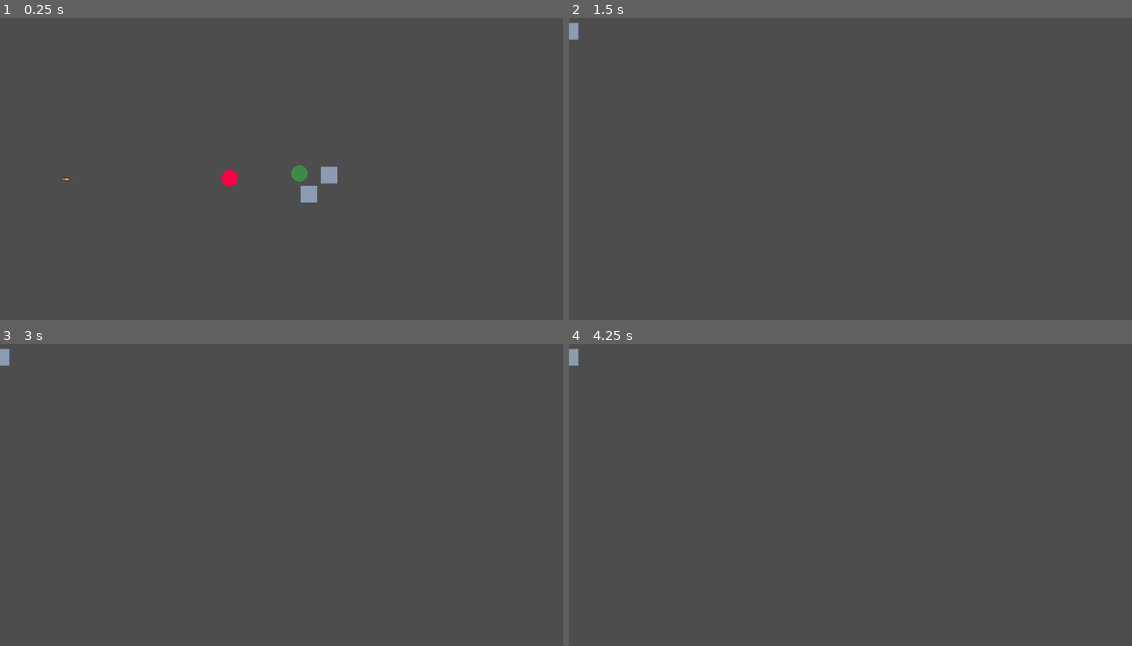
Above: before the commit, frames 1-4 (two rows, left to right).
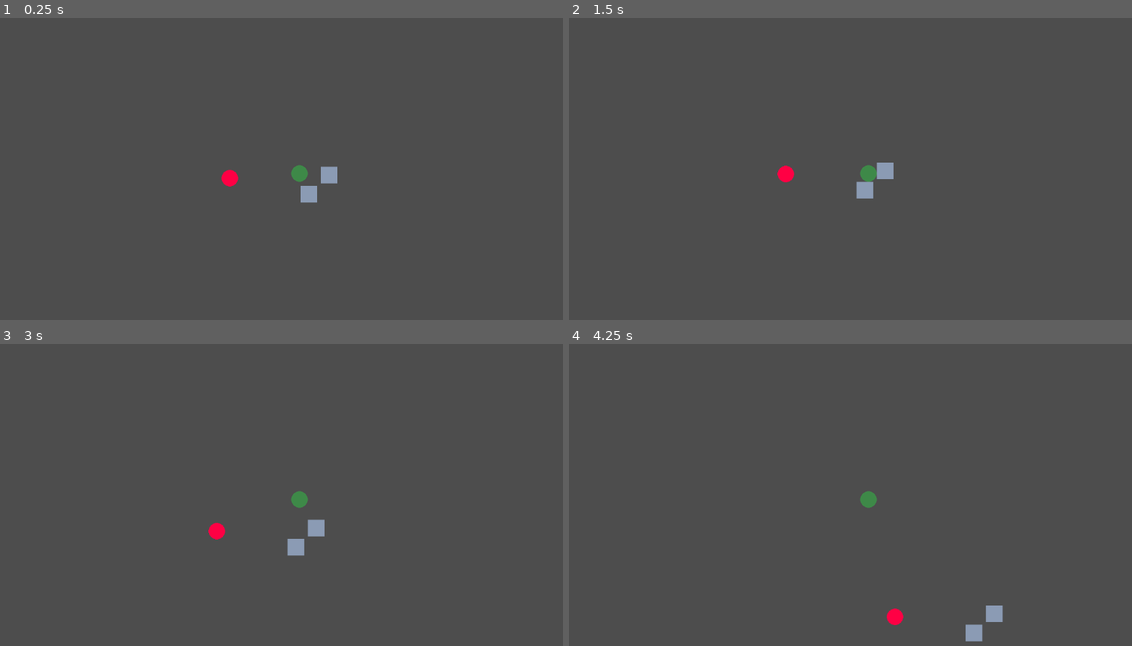
Above: after the commit, the same moments.

Repository: whocares-abt/fast-pace
Game: Godot game, scene res://Scenes/debug_map.tscn
Same seed, same stepped clock (60 frames per second), same inputs: the game is played once before the commit and once after it.
Inputs (mouse positions are in pixels of both pictures, inside the frame that each line leads up to):
- Up to frame 1 (0.25 s): no input
- Up to frame 2 (1.5 s): tap Enter at 0.5 s; move the mouse to (1002, 156) at 0.52 s; press the mouse at (1002, 156) at 0.53 s; hold D (move_right) 0.53-1.28 s; tap Space at 1.25 s; move the mouse to (749, 190) at 1.27 s; release the mouse at (749, 190) at 1.28 s; hold S (move_down) from 1.28 s (still down); click (749, 190) at 1.35 s
- Up to frame 3 (3 s): tap Enter at 2 s; move the mouse to (360, 425) at 2.02 s; release S (move_down) at 2.03 s; press the mouse at (360, 425) at 2.03 s; hold D (move_right) 2.03-2.78 s; tap Space at 2.75 s; move the mouse to (270, 567) at 2.77 s; release the mouse at (270, 567) at 2.78 s; hold W (move_up) from 2.78 s (still down); click (270, 567) at 2.85 s
- Up to frame 4 (4.25 s): move the mouse to (1047, 549) at 3.52 s; release W (move_up) at 3.53 s; press the mouse at (1047, 549) at 3.53 s; hold A (move_left) from 3.53 s (still down)

The runs differ from the first frame. In frame 1, less than 0.1% of the frame differs, in the area x 11-13%, y 52-54%; in frame 2, 0.7%; in frame 3, 0.7%, in the area x 0-58%, y 1-71%; in frame 4, 0.7%.

Commit message:
Added and tested attacking for melee weapons
Also gave the player a melee weapon

Diff:
--- a/Scenes/Characters/player_character.tscn
+++ b/Scenes/Characters/player_character.tscn
@@ -1,6 +1,7 @@
-[gd_scene load_steps=8 format=3 uid="uid://cfeafjqb4thpf"]
+[gd_scene load_steps=9 format=3 uid="uid://cfeafjqb4thpf"]
 
 [ext_resource type="Script" uid="uid://dxgq4xe00pby6" path="res://Scripts/Characters/player_character.gd" id="1_l560e"]
+[ext_resource type="PackedScene" uid="uid://nbsjmjd7do3s" path="res://Scenes/Combat/weapon.tscn" id="2_3pywu"]
 [ext_resource type="Texture2D" uid="uid://blfonbnnkwt7m" path="res://Assets/Art/SpriteSheets/Player.png" id="2_c2rcm"]
 [ext_resource type="PackedScene" uid="uid://jtjvgtyiaplq" path="res://Scenes/Combat/hitbox.tscn" id="3_i26gt"]
 
@@ -28,6 +29,9 @@
 [node name="PlayerCharacter" type="CharacterBody2D"]
 script = ExtResource("1_l560e")
 
+[node name="Weapon" parent="." instance=ExtResource("2_3pywu")]
+position = Vector2(30, 0)
+
 [node name="CollisionShape2D" type="CollisionShape2D" parent="."]
 shape = SubResource("CircleShape2D_oigcr")
 
--- a/Scenes/Combat/weapon.tscn
+++ b/Scenes/Combat/weapon.tscn
@@ -1,17 +1,29 @@
-[gd_scene load_steps=4 format=3 uid="uid://nbsjmjd7do3s"]
+[gd_scene load_steps=6 format=3 uid="uid://nbsjmjd7do3s"]
 
 [ext_resource type="Script" uid="uid://dffme2003u822" path="res://Scripts/Combat/weapon.gd" id="1_krqjp"]
+[ext_resource type="Texture2D" uid="uid://dsi6peaxa3a52" path="res://Assets/Art/Textures/katana.png" id="2_6f3fa"]
 [ext_resource type="PackedScene" uid="uid://c6yca5h55hus" path="res://Scenes/Combat/hurtbox.tscn" id="2_k4liq"]
 
-[sub_resource type="ConvexPolygonShape2D" id="ConvexPolygonShape2D_k4liq"]
-points = PackedVector2Array(0, 0, 3, 0, 0, 3)
+[sub_resource type="SpriteFrames" id="SpriteFrames_io3wf"]
+animations = [{
+"frames": [{
+"duration": 1.0,
+"texture": ExtResource("2_6f3fa")
+}],
+"loop": true,
+"name": &"default",
+"speed": 5.0
+}]
+
+[sub_resource type="RectangleShape2D" id="RectangleShape2D_k4liq"]
 
 [node name="Weapon" type="Node2D"]
 script = ExtResource("1_krqjp")
 
 [node name="AnimatedSprite2D" type="AnimatedSprite2D" parent="."]
+sprite_frames = SubResource("SpriteFrames_io3wf")
 
 [node name="AttackHurtbox" parent="." instance=ExtResource("2_k4liq")]
 
 [node name="CollisionShape2D" type="CollisionShape2D" parent="AttackHurtbox"]
-shape = SubResource("ConvexPolygonShape2D_k4liq")
+shape = SubResource("RectangleShape2D_k4liq")
--- a/Scenes/debug_map.tscn
+++ b/Scenes/debug_map.tscn
@@ -19,7 +19,7 @@
 position = Vector2(-37, 87)
 
 [node name="Bullet" parent="." instance=ExtResource("2_o67dp")]
-position = Vector2(-678, 58)
+position = Vector2(-178, 90)
 
 [node name="EnemyCharacter" parent="." instance=ExtResource("4_6mob1")]
 position = Vector2(-189, 56)
--- a/Scripts/Characters/player_character.gd
+++ b/Scripts/Characters/player_character.gd
@@ -1,6 +1,12 @@
 extends CharacterBody2D
 
 const SPEED = 300.0
+
+@onready var weapon = $Weapon
+
+func _input(event: InputEvent) -> void:
+	if (event.is_action_pressed("attack")):
+		weapon.attack(Vector2(1, 0))
 
 func _physics_process(_delta: float) -> void:
 
--- a/Scripts/Combat/bullet.gd
+++ b/Scripts/Combat/bullet.gd
@@ -22,6 +22,4 @@
 	velocity *= (new_speed)/velocity.length()
 
 func _on_environment_collider_body_entered(body: Node2D) -> void:
-	if (body):
-		pass
 	queue_free()
--- a/Scripts/Combat/hurtbox.gd
+++ b/Scripts/Combat/hurtbox.gd
@@ -6,7 +6,9 @@
 	hurtbox_owners.append(new_owner)
 
 func enable_hurtbox():
-	pass
+	monitorable = true
+	monitoring = true
 
 func disable_hurtbox():
-	pass
+	monitorable = false
+	monitoring = false
--- a/Scripts/Combat/weapon.gd
+++ b/Scripts/Combat/weapon.gd
@@ -11,10 +11,12 @@
 var projectile_speed : float
 
 # Melee weapons
-@onready var meele_hurtbox = $AttackHurtbox
 var melee_attack_hold  : float
 
-var stats : WeaponStats = load("res://Resources/Combat/pistol.tres")
+var stats : WeaponStats = load("res://Resources/Combat/katana.tres")
+
+@onready var melee_hurtbox = $AttackHurtbox
+@onready var sprite = $AnimatedSprite2D
 
 # Called when the node enters the scene tree for the first time.
 func _ready() -> void:
@@ -24,14 +26,20 @@
 	projectile_speed = stats.projectile_speed
 	melee_attack_hold = stats.melee_attack_hold
 
+	melee_hurtbox.add_hurtbox_owner("Player")
+	melee_hurtbox.disable_hurtbox()
+	sprite.visible = false
+
 func attack(attack_direction : Vector2):
 	if (ranged):
 		projectile.instantiate()
 		projectile.set_speed(projectile_speed)
 		projectile.set_direction(attack_direction)
 	else:
-		meele_hurtbox.enable_hurtbox()
+		sprite.visible = true
+		melee_hurtbox.enable_hurtbox()
 		await get_tree().create_timer(melee_attack_hold).timeout
-		meele_hurtbox.disable_hurtbox()
+		melee_hurtbox.disable_hurtbox()
+		sprite.visible = false
 
 	await  get_tree().create_timer(1/firing_rate).timeout
--- a/project.godot
+++ b/project.godot
@@ -41,6 +41,12 @@
 , Object(InputEventKey,"resource_local_to_scene":false,"resource_name":"","device":-1,"window_id":0,"alt_pressed":false …(186 unchanged characters)…
 ]
 }
+attack={
+"deadzone": 0.2,
+"events": [Object(InputEventMouseButton,"resource_local_to_scene":false,"resource_name":"","device":-1,"window_id":0,"alt_pressed":false,"shift_pressed":false,"ctrl_pressed":false,"meta_pressed":false,"button_mask":0,"position":Vector2(0, 0),"global_position":Vector2(0, 0),"factor":1.0,"button_index":1,"canceled":false,"pressed":false,"double_click":false,"script":null)
+, Object(InputEventKey,"resource_local_to_scene":false,"resource_name":"","device":-1,"window_id":0,"alt_pressed":false,"shift_pressed":false,"ctrl_pressed":false,"meta_pressed":false,"pressed":false,"keycode":0,"physical_keycode":70,"key_label":0,"unicode":102,"location":0,"echo":false,"script":null)
+]
+}
 
 [layer_names]
 
